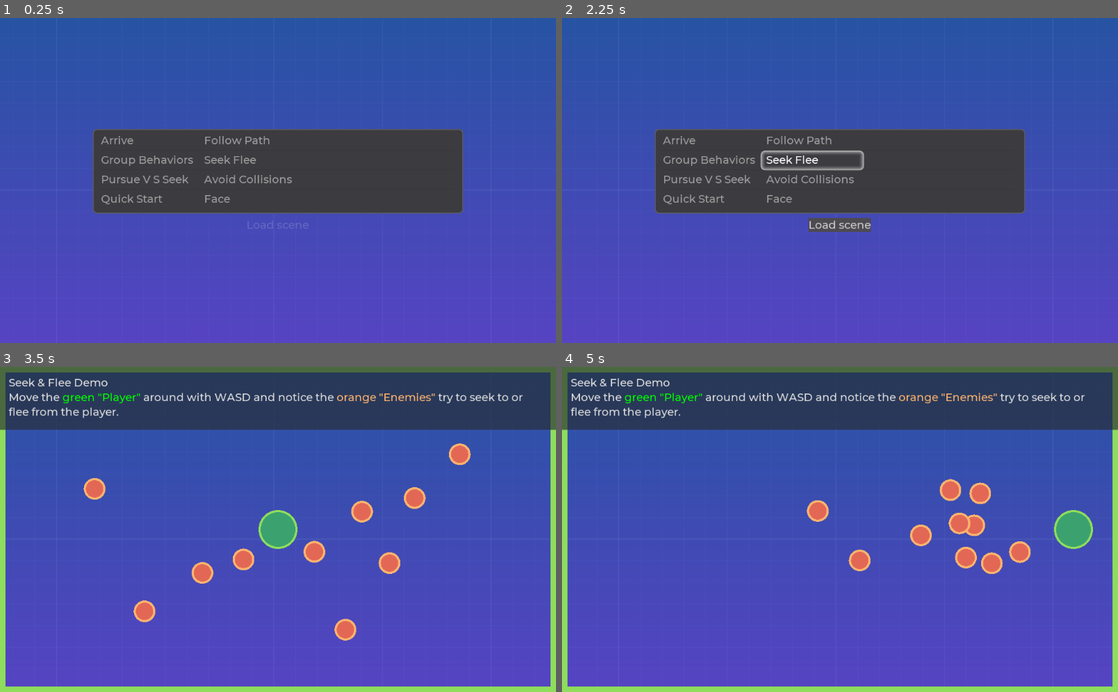
Above: before the commit, frames 1-4 (two rows, left to right).
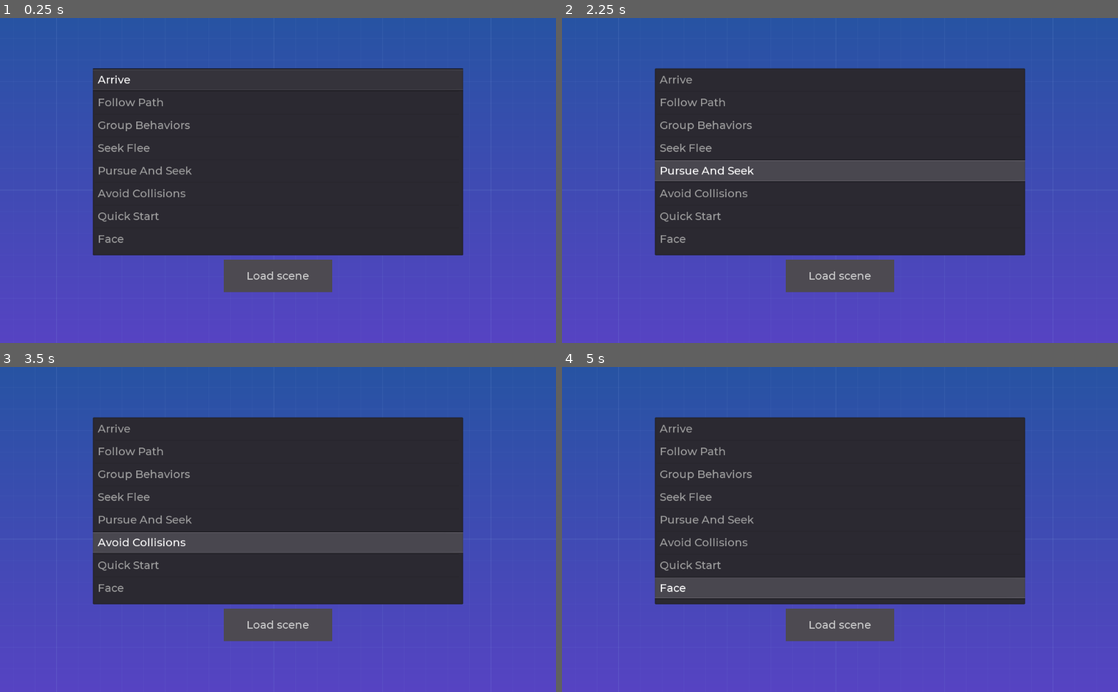
Above: after the commit, the same moments.

Repository: GDQuest/godot-steering-ai-framework
Game: Godot game, scene res://demos/DemoSelector.tscn
Same seed, same stepped clock (60 frames per second), same inputs: the game is played once before the commit and once after it.
Inputs (mouse positions are in pixels of both pictures, inside the frame that each line leads up to):
- Up to frame 1 (0.25 s): no input
- Up to frame 2 (2.25 s): click (840, 274) at 0.5 s, where only the run after the commit has a clickable "Load scene"; click (628, 310) at 1.25 s, where only the run after the commit has a clickable "Go back"; tap Enter at 2 s; move the mouse to (962, 164) at 2.02 s; hold D (sf_right) from 2.03 s (still down); click (962, 164) at 2.17 s
- Up to frame 3 (3.5 s): release D (sf_right) at 2.75 s; tap Space at 2.75 s; drag from (166, 545) to (250, 594) at 2.77 s
- Up to frame 4 (5 s): move the mouse to (895, 458) at 3.52 s; hold D (sf_right) 3.53-4.25 s; drag from (812, 594) to (673, 480) at 4.27 s

The runs differ from the first frame. In frame 1, 25% of the frame differs, in the area x 16-84%, y 15-85%; in frame 2, 26%; in frame 3, 61%; in frame 4, 61%, in the area x 0-100%, y 0-100%.

Commit message:
Refactor and improve the demo picker
Improve the UI styles
Add a button to go back to the demo picker
Simplify the code that handles text

Diff:
--- /dev/null
+++ b/project/demos/DemoPickerUI.gd
@@ -0,0 +1,21 @@
+class_name DemoPickerUI
+extends CenterContainer
+
+
+signal demo_requested
+
+var demo_path := "" setget set_demo_path
+
+onready var list: ItemList = $VBoxContainer/ItemList
+onready var button: Button = $VBoxContainer/Button
+
+
+func _ready() -> void:
+	list.connect("demo_selected", self, "set_demo_path")
+	# I don't emit the demo_path as an argument as I've had type issues doing so
+	list.connect("item_activated", self, "emit_signal", ["demo_requested"])
+	button.connect("pressed", self, "emit_signal", ["demo_requested"])
+
+
+func set_demo_path(value: String) -> void:
+	demo_path = value
--- /dev/null
+++ b/project/demos/DemoPlayer.gd
@@ -0,0 +1,16 @@
+extends Node2D
+
+
+func load_demo(scene_path: String) -> void:
+	if not scene_path:
+		return
+
+	var demo = load(scene_path)
+	if demo:
+		add_child(demo.instance())
+
+
+func unload() -> void:
+	for node in get_children():
+		remove_child(node)
+		node.queue_free()
--- a/project/demos/DemoSelector.gd
+++ /dev/null
@@ -1,26 +0,0 @@
-extends CenterContainer
-
-
-onready var list := $VBoxContainer/ItemList
-onready var button := $VBoxContainer/Button
-var selected_demo: String
-
-
-func _ready() -> void:
-	button.connect("button_down", self, "_on_Button_down")
-	button.disabled = true
-	list.connect("item_selected", self, "_on_ItemList_item_selected")
-	list.connect("item_activated", self, "_on_ItemList_item_activated")
-
-
-func _on_Button_down() -> void:
-	get_tree().change_scene(selected_demo)
-
-
-func _on_ItemList_item_selected(index: int) -> void:
-	selected_demo = list.file_paths[index]
-	button.disabled = false
-
-
-func _on_ItemList_item_activated(index: int) -> void:
-	_on_Button_down()
--- a/project/demos/DemoSelector.tscn
+++ b/project/demos/DemoSelector.tscn
@@ -1,11 +1,19 @@
-[gd_scene load_steps=5 format=2]
+[gd_scene load_steps=7 format=2]
 
 [ext_resource path="res://demos/PopulateItemList.gd" type="Script" id=1]
 [ext_resource path="res://assets/theme/gdquest.theme" type="Theme" id=2]
 [ext_resource path="res://assets/sprites/background.png" type="Texture" id=3]
-[ext_resource path="res://demos/DemoSelector.gd" type="Script" id=4]
+[ext_resource path="res://demos/DemoPickerUI.gd" type="Script" id=4]
+[ext_resource path="res://demos/DemoPlayer.gd" type="Script" id=5]
+[ext_resource path="res://demos/Demos.gd" type="Script" id=6]
 
-[node name="DemoSelector" type="CenterContainer"]
+[node name="Demos" type="Node"]
+script = ExtResource( 6 )
+
+[node name="DemoPlayer" type="Node2D" parent="."]
+script = ExtResource( 5 )
+
+[node name="DemoPickerUI" type="CenterContainer" parent="."]
 anchor_right = 1.0
 anchor_bottom = 1.0
 theme = ExtResource( 2 )
@@ -14,7 +22,7 @@
 "_edit_use_anchors_": false
 }
 
-[node name="TextureRect" type="TextureRect" parent="."]
+[node name="TextureRect" type="TextureRect" parent="DemoPickerUI"]
 margin_right = 1024.0
 margin_bottom = 600.0
 rect_min_size = Vector2( 1024, 600 )
@@ -24,31 +32,44 @@
 expand = true
 stretch_mode = 2
 
-[node name="VBoxContainer" type="VBoxContainer" parent="."]
-margin_left = 170.0
-margin_top = 277.0
-margin_right = 852.0
-margin_bottom = 323.0
+[node name="VBoxContainer" type="VBoxContainer" parent="DemoPickerUI"]
+margin_left = 171.0
+margin_top = 261.0
+margin_right = 853.0
+margin_bottom = 338.0
 rect_min_size = Vector2( 682, 0 )
 size_flags_horizontal = 3
 size_flags_vertical = 3
 
-[node name="ItemList" type="ItemList" parent="VBoxContainer"]
+[node name="ItemList" type="ItemList" parent="DemoPickerUI/VBoxContainer"]
 margin_right = 682.0
-margin_bottom = 12.0
-size_flags_vertical = 3
-custom_constants/vseparation = 5
-custom_constants/hseparation = 20
+margin_bottom = 9.0
 auto_height = true
-max_columns = 2
-same_column_width = true
 script = ExtResource( 1 )
 
-[node name="Button" type="Button" parent="VBoxContainer"]
-margin_left = 283.0
-margin_top = 20.0
-margin_right = 398.0
-margin_bottom = 46.0
+[node name="Button" type="Button" parent="DemoPickerUI/VBoxContainer"]
+margin_left = 241.0
+margin_top = 17.0
+margin_right = 441.0
+margin_bottom = 77.0
+rect_min_size = Vector2( 200, 60 )
 size_flags_horizontal = 4
 size_flags_vertical = 13
 text = "Load scene"
+
+[node name="ButtonGoBack" type="Button" parent="."]
+visible = false
+anchor_top = 1.0
+anchor_bottom = 1.0
+margin_left = 40.0
+margin_top = -92.0
+margin_right = 200.0
+margin_bottom = -32.0
+rect_min_size = Vector2( 160, 60 )
+size_flags_horizontal = 4
+size_flags_vertical = 13
+theme = ExtResource( 2 )
+text = "Go back"
+__meta__ = {
+"_edit_use_anchors_": false
+}
--- /dev/null
+++ b/project/demos/Demos.gd
@@ -0,0 +1,23 @@
+extends Node
+
+
+onready var demo_picker: DemoPickerUI = $DemoPickerUI
+onready var demo_player := $DemoPlayer
+onready var button_go_back: Button = $ButtonGoBack
+
+
+func _ready() -> void:
+	demo_picker.connect("demo_requested", self, "_on_DemoPickerUI_demo_requested")
+	button_go_back.connect("pressed", self, "_on_ButtonGoBack_pressed")
+
+
+func _on_DemoPickerUI_demo_requested() -> void:
+	demo_player.load_demo(demo_picker.demo_path)
+	demo_picker.hide()
+	button_go_back.show()
+
+
+func _on_ButtonGoBack_pressed() -> void:
+	demo_player.unload()
+	button_go_back.hide()
+	demo_picker.show()
--- a/project/demos/PopulateItemList.gd
+++ b/project/demos/PopulateItemList.gd
@@ -1,39 +1,35 @@
 extends ItemList
 
+
+signal demo_selected(scene_path)
 
 var file_paths := PoolStringArray()
 
 
 func _ready() -> void:
-	file_paths = _find_files("./", ["*Demo.tscn"], true)
+	self.connect("item_selected", self, "_on_item_selected")
+
+	var this_directory: String = get_tree().current_scene.filename.rsplit("/", false, 1)[0]
+	file_paths = _find_files(this_directory, ["*Demo.tscn"], true)
 	populate(file_paths)
+	select(0)
 
 
 func populate(demos: PoolStringArray) -> void:
-	for demo in demos:
-		var start: int = demo.find_last("/")+1
-		var end: int = demo.find_last("Demo")
-		var length := end - start
-		var demo_name: String = demo.substr(start, length)
+	for path in demos:
+		var demo_name: String = path.rsplit("/", true, 1)[-1]
+		demo_name = demo_name.rsplit("Demo", true, 1)[0]
 		demo_name = sentencify(demo_name)
 		add_item(demo_name)
 
 
 func sentencify(line: String) -> String:
-	var word_starts := []
-	for i in range(line.length()):
-		var code := line.ord_at(i)
-		if code < 97:
-			word_starts.append(i)
-	var sentence := ""
-	var last := 0
-	for i in range(word_starts.size()-1):
-		var start: int = word_starts[i]
-		last = word_starts[i+1]
-		var length: = last - start
-		sentence += line.substr(start, length) + " "
-	sentence += line.substr(last)
-	return sentence
+	var regex := RegEx.new()
+	regex.compile("[A-Z]")
+
+	line = line.split(".", true, 1)[0]
+	line = regex.sub(line, " $0", true)
+	return line
 
 
 func _find_files(dirpath := "", patterns := PoolStringArray(), is_recursive := false, do_skip_hidden := true) -> PoolStringArray:
@@ -62,3 +58,8 @@
 
 	directory.list_dir_end()
 	return file_paths
+
+
+func _on_item_selected(index: int) -> void:
+	var demo_path := file_paths[index]
+	emit_signal("demo_selected", demo_path)
--- a/project/demos/PursueSeek/PursueVSSeekDemo.tscn
+++ b/project/demos/PursueSeek/PursueAndSeekDemo.tscn
@@ -3,10 +3,11 @@
 [ext_resource path="res://demos/PursueSeek/Pursuer.gd" type="Script" id=1]
 [ext_resource path="res://demos/PursueSeek/Player.gd" type="Script" id=2]
 [ext_resource path="res://demos/PursueSeek/BoundaryManager.gd" type="Script" id=3]
-[ext_resource path="res://demos/PursueSeek/PursueVSSeekDemo.gd" type="Script" id=4]
+[ext_resource path="res://demos/PursueSeek/PursueAndSeekDemo.gd" type="Script" id=4]
 [ext_resource path="res://assets/theme/gdquest.theme" type="Theme" id=5]
 [ext_resource path="res://demos/Utils/Line2DDraw.gd" type="Script" id=6]
 [ext_resource path="res://assets/sprites/background.png" type="Texture" id=7]
+
 
 [node name="PursueVSSeekDemo" type="Node2D"]
 script = ExtResource( 4 )
--- a/project/project.godot
+++ b/project/project.godot
@@ -9,6 +9,11 @@
 config_version=4
 
 _global_script_classes=[ {
+"base": "CenterContainer",
+"class": "DemoPickerUI",
+"language": "GDScript",
+"path": "res://demos/DemoPickerUI.gd"
+}, {
 "base": "Reference",
 "class": "GSTAgentLocation",
 "language": "GDScript",
@@ -155,6 +160,7 @@
 "path": "res://src/GSTUtils.gd"
 } ]
 _global_script_class_icons={
+"DemoPickerUI": "",
 "GSTAgentLocation": "",
 "GSTArrive": "",
 "GSTAvoidCollisions": "",
Binary file changed: project/assets/theme/gdquest.theme
Renamed: project/demos/PursueSeek/PursueVSSeekDemo.gd -> project/demos/PursueSeek/PursueAndSeekDemo.gd
